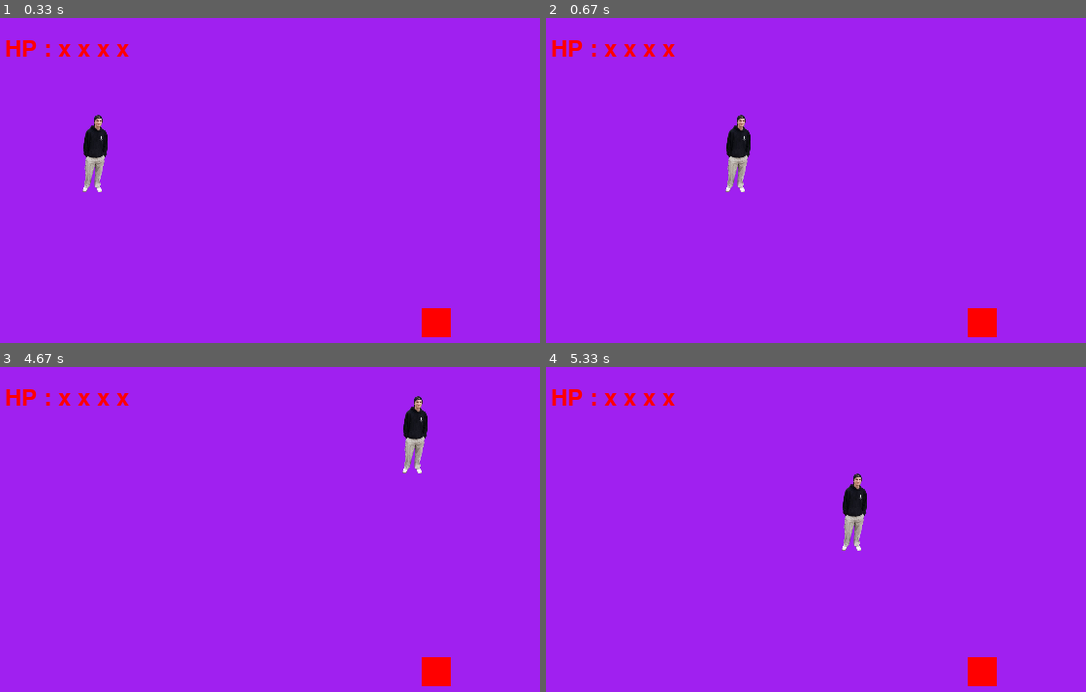
Above: before the commit, frames 1-4 (two rows, left to right).
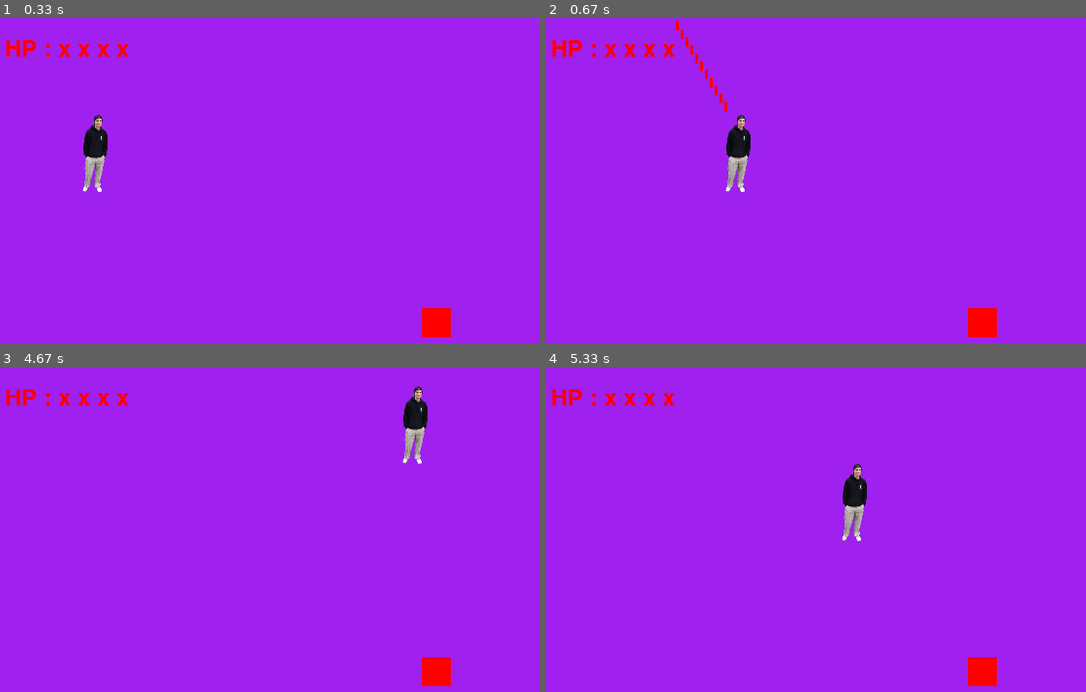
Above: after the commit, the same moments.

Repository: Marzzzbeats/Python_game
Game: pygame game, started from main.py
The game is run twice, just before and just after one commit, with the same random seed, the same clock (stepped at 60 frames per second) and the same inputs.
Inputs:
- Up to frame 1 (0.33 s): no input
- Up to frame 2 (0.67 s): hold Space from 0.33 s (still down); hold Right from 0.33 s (still down)
- Up to frame 3 (4.67 s): release Space at 0.8 s; release Right at 0.8 s; hold Right 0.83-1.3 s; hold Up 1.33-1.63 s; hold Right 1.67-2.13 s; hold Left 2.17-2.7 s; hold Down 2.73-3.03 s; hold Left 3.07-3.47 s; hold Up 3.5-3.87 s; hold Right 3.9-4.53 s; hold Down from 4.57 s (still down)
- Up to frame 4 (5.33 s): release Down at 4.93 s; hold Left from 4.97 s (still down)

Frame 1 is identical in both runs. In frame 2, 0.2% of the frame differs, in the area x 24-34%, y 0-29%; in frame 3, 0.6%, in the area x 74-80%, y 5-33%; in frame 4, 0.6%.

Commit message:
debut projectiles

Diff:
--- /dev/null
+++ b/attacks.py
@@ -0,0 +1,23 @@
+import pygame as pg
+
+class Projectile(pg.sprite.Sprite):
+
+    def __init__(self, x, y, dammage):
+        super().__init__()
+        self.position = pg.Vector2(x,y)
+        self.speed = 500
+        self.direction = pg.Vector2(0,-1)
+        self.ttl = 1
+        self.image = pg.Surface((3,10))
+        self.image.fill("red")
+        self.rect = self.image.get_rect(center = (x,y))
+        self.velocity = self.direction * self.speed
+        self.dammage = dammage
+
+    def update(self, dt):
+        self.position += self.velocity * dt
+        self.rect.center = self.position
+        print("ok")
+
+        if self.rect.y < 0 :
+            self.kill()
--- a/beings.py
+++ b/beings.py
@@ -3,7 +3,9 @@
 class Beings():
 
     def __init__(self, name:str, x:float, y:float, sizex:float, sizey:float, hp:int):
-        self.rec = pg.Rect(x, y, sizex, sizey)
+        self.position = pg.Vector2(x,y)
+        self.direction = pg.Vector2(0,0)
+        self.rec = pg.Rect(self.position.x, self.position.y, sizex, sizey)
         self.name = name
         self.alive = True
         self.hp = hp
--- a/main.py
+++ b/main.py
@@ -1,6 +1,7 @@
 import pygame as pg
 import player
 import ennemy
+import attacks
 
 pg.init()
 screen = pg.display.set_mode((800, 600))
@@ -10,6 +11,7 @@
 
 player1 = player.Player("Simon", 100, 100)
 ennemy1 = ennemy.Ennemy("Mechant", 450, 300, 30, 30, 30)
+projectiles = pg.sprite.Group() #crée un groupe pour les projectiles
 
 
 def handle_events() -> list:
@@ -17,16 +19,20 @@
     keys = pg.key.get_pressed()
     return keys
 
-def update(dt:float, keys:list, player1:player.Player, ennemy1:ennemy.Ennemy):
+def update(dt:float, keys:list, player1:player.Player, ennemy1:ennemy.Ennemy, projectiles = projectiles):
     """Update l'état du jeu en fonction des évenements"""
+    player1.direction = pg.Vector2(0,0)
+
     if keys[pg.K_RIGHT]:
-        player1.mooveRight(dt)
+        player1.moove(dt, pg.Vector2(1,0))
     if keys[pg.K_LEFT]:
-        player1.mooveLeft(dt)
+        player1.moove(dt, pg.Vector2(-1,0))
     if keys[pg.K_DOWN]:
-        player1.mooveDown(dt)
+        player1.moove(dt, pg.Vector2(0,1))
     if keys[pg.K_UP]:
-        player1.mooveUp(dt)
+        player1.moove(dt, pg.Vector2(0,-1))
+    if keys[pg.K_SPACE]:
+        player1.shoot(projectiles)
 
     #Mise en place des barières
     if player1.rec.y < 0 :
@@ -45,13 +51,14 @@
         player1.isDead()
 
 
-def draw(player1:player.Player):
+def draw(player1:player.Player, projectiles = projectiles):
     """Gère l'affichage des modifications à l'écran """
     screen.fill('purple')
     pg.draw.rect(screen, (255,0,0), ennemy1.rec)
     if player1.alive:
         screen.blit(player1.image, player1.rec)
         screen.blit(player1.displayHp(), (20,20))
+        projectiles.draw(screen)
     else :
         font = pg.font.Font(None, 36)
         text = font.render("GAME OVER", True, (255,0,0))
@@ -70,6 +77,7 @@
     keys = handle_events()
 
     update(dt, keys, player1, ennemy1)
+    projectiles.update(dt)
 
     draw(player1)
 
--- a/player.py
+++ b/player.py
@@ -1,5 +1,6 @@
 import pygame as pg
 import beings
+import attacks
 
 class Player(beings.Beings):
 
@@ -9,21 +10,14 @@
         self.image = pg.image.load('./assets/simon.png').convert_alpha()
         self.image = pg.transform.scale(self.image, (26.25, 80.5))
 
-    def mooveUp(self, dt:float):
-        """Bouge le player vers le haut"""
-        self.rec.y -= dt*self.speed
-
-    def mooveDown(self, dt:float):
-        """Bouge le player vers le bas"""
-        self.rec.y += dt*self.speed
-
-    def mooveLeft(self, dt:float):
-        """Bouge vers la gauche"""
-        self.rec.x -= dt*self.speed
-
-    def mooveRight(self, dt:float):
-        """Bouge le player vers la droite"""
-        self.rec.x += dt*self.speed
+    def moove(self, dt, dir:pg.Vector2):
+        self.direction = dir
+        if self.direction.length()>0:
+              self.direction.normalize()
+        velocity = self.direction * self.speed
+        self.position += velocity * dt
+        self.rec.x = self.position.x
+        self.rec.y = self.position.y
 
     def displayHp(self):
         font = pg.font.Font(None, 36)
@@ -40,3 +34,7 @@
 
         text2 = font.render(text, True, (255,0,0))
         return text2
+
+    def shoot(self, projectiles):
+        projectile = attacks.Projectile(self.position.x, self.position.y, 3)
+        projectiles.add(projectile)
